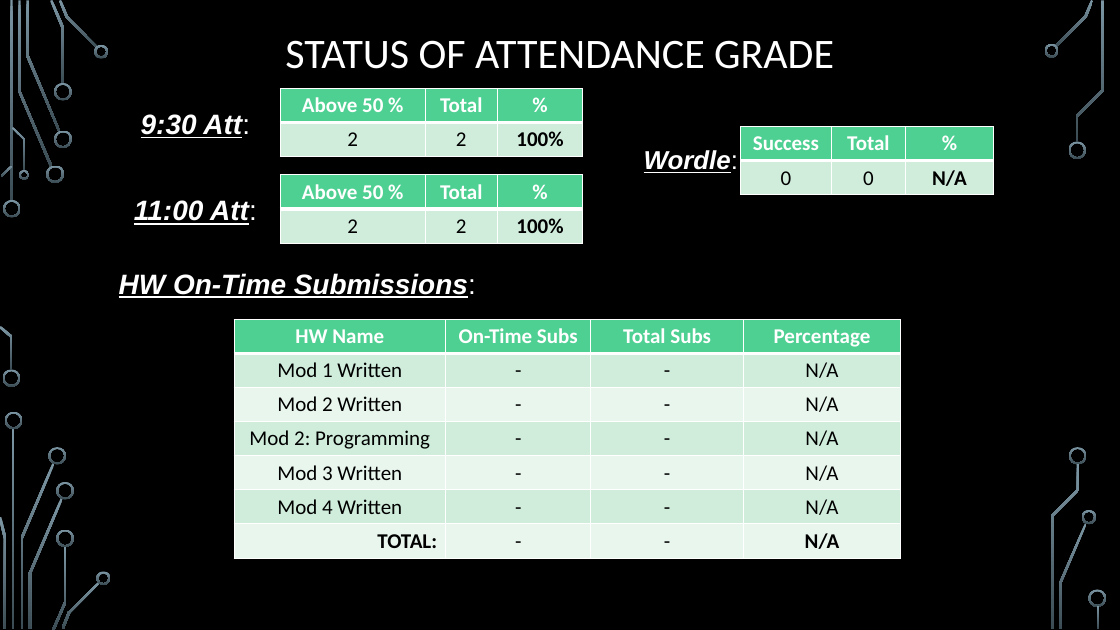
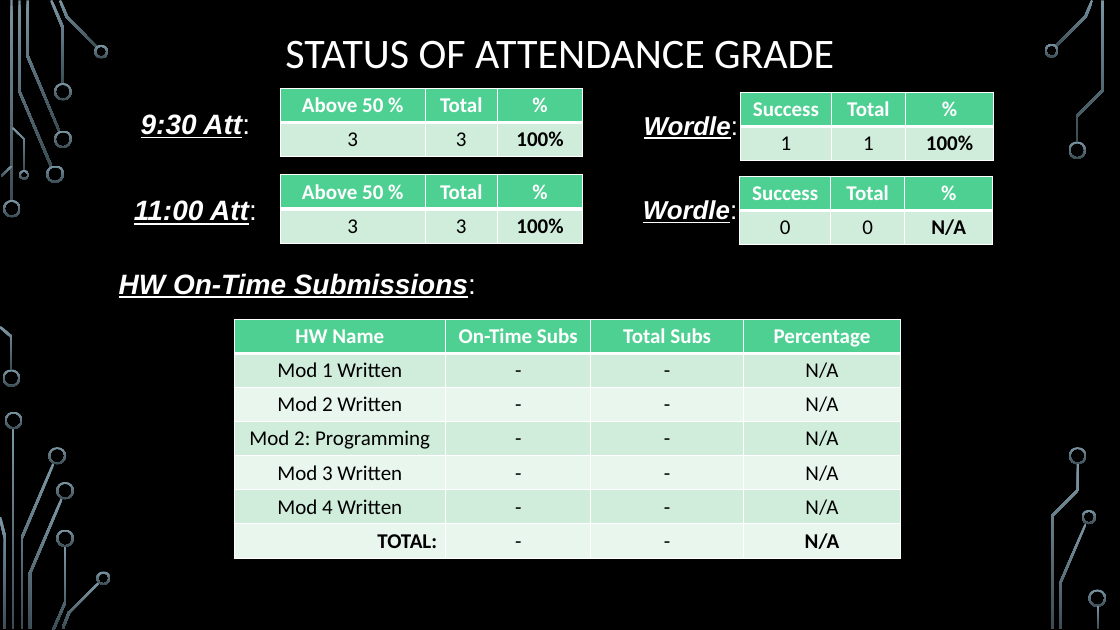
Before and after one commit to markfloryan/dmt2, a slide deck: slide 5 of slides/00-DailyAnnouncements.pptx (slide 4 before the commit). Drawn at 1120x630 pixels with LibreOffice and Linux fonts; fonts in the diff are those of the drawing; background and template pictures are left out. Boxes give left, top, right and bottom in pixels: in the first picture for what was removed or moved away, otherwise in the second. Text is boxed around its words. In the diff, an @@ line names an element or a change of style, - is before the commit and + after.

```diff
--- a/slides/00-DailyAnnouncements.pptx
+++ b/slides/00-DailyAnnouncements.pptx
@@ table at (281,89,583,157) @@
-row 2, column 1: 2
+row 2, column 1: 3
-row 2, column 2: 2
+row 2, column 2: 3
@@ text "Wordle:": place and size @@
-text "Wordle:" at (644,150,738,173)
+text "Wordle:" at (644,116,738,139)
@@ table added at (741,92,994,160), 2 rows, 3 columns @@
+Success | Total | %
+1 | 1 | 100%
@@ table at (281,175,583,243) @@
-row 2, column 1: 2
+row 2, column 1: 3
-row 2, column 2: 2
+row 2, column 2: 3
@@ table: place and size @@
-table at (741,127,994,195)
+table at (740,176,993,245)
@@ text added at (643,200,737,223), 22.2 pt, text #FFFFFF, bold, italic, underline @@
+Wordle:
```
Also in this commit, not shown: 1 slide added, 1 other file.
